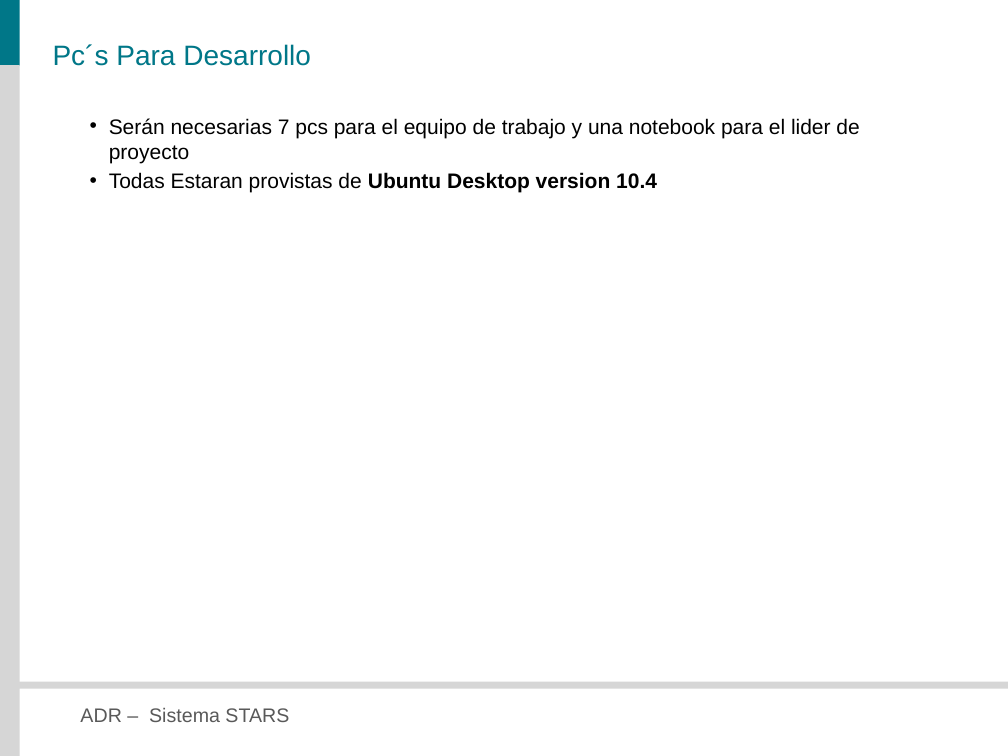
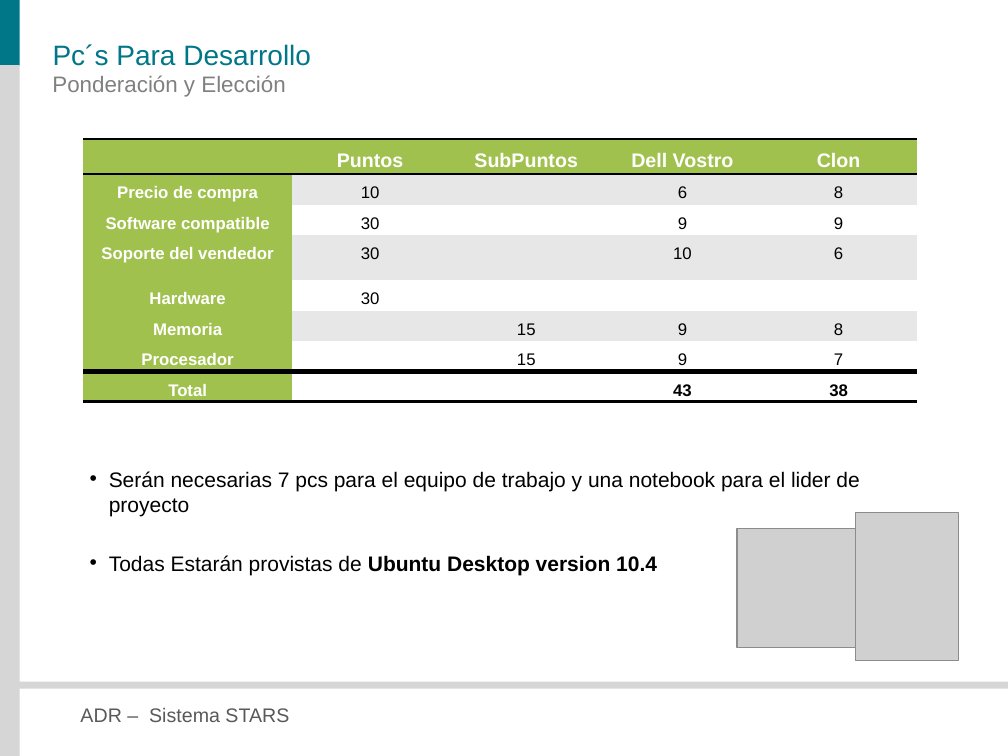
Before and after one commit to veritoreinoso/adr-2010, a slide deck: slide 25 of Presentacion.pptx (slide 24 before the commit). Drawn at 1008x756 pixels with LibreOffice and Linux fonts; fonts in the diff are those of the drawing; grey boxes stand for pictures. Boxes give left, top, right and bottom in pixels: in the first picture for what was removed or moved away, otherwise in the second. Text is boxed around its words. In the diff, an @@ line names an element or a change of style, - is before the commit and + after.

```diff
--- a/Presentacion.pptx
+++ b/Presentacion.pptx
@@ text added at box(52, 75, 285, 97), 16 pt, text #808080 @@
+Ponderación y Elección
@@ table added at box(84, 139, 917, 402), 8 rows, 5 columns @@
+ | Puntos | SubPuntos | Dell Vostro | Clon
+Precio de compra | 10 |  | 6 | 8
+Software compatible | 30 |  | 9 | 9
+Soporte del vendedor | 30 |  | 10 | 6
+Hardware | 30 |  |  | 
+Memoria |  | 15 | 9 | 8
+Procesador |  | 15 | 9 | 7
+Total |  |  | 43 | 38
@@ picture added at box(737, 529, 856, 648) @@
@@ picture added at box(856, 513, 959, 660) @@
@@ text at box(109, 555, 657, 575): text changed @@
-• Todas Estaran provistas de Ubuntu Desktop version 10.4
+• Todas Estarán provistas de Ubuntu Desktop version 10.4
```
Also in this commit, not shown: 11 other slides changed, 2 slides added.
